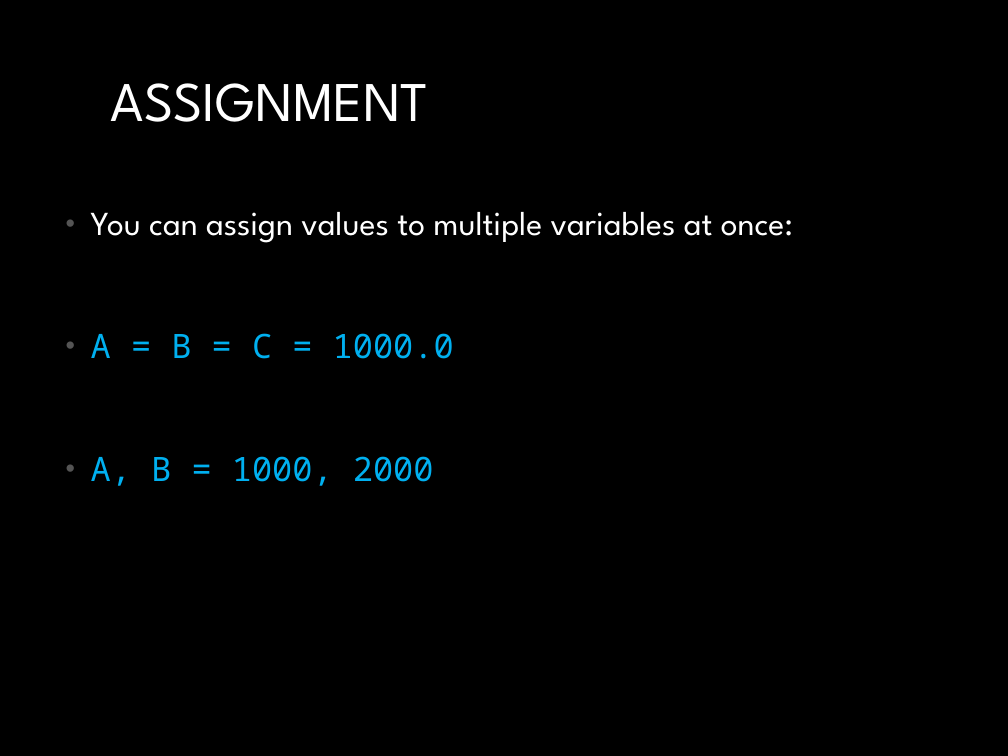
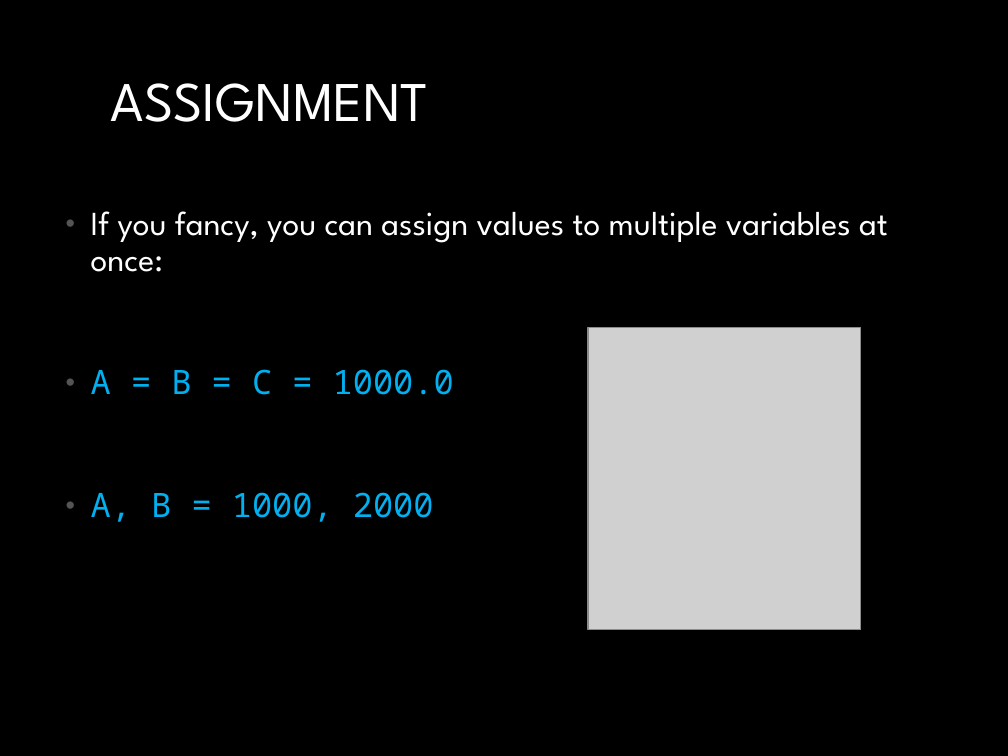
Before and after one commit to MichaelTroyer/Learning_Python_For_Fun_and_Profit, a slide deck: slide 10 of 2. Basics/Python_Basics.pptx (slide 7 before the commit). Drawn at 1008x756 pixels with LibreOffice and Linux fonts; fonts in the diff are those of the drawing; grey boxes stand for pictures. Boxes give left, top, right and bottom in pixels: in the first picture for what was removed or moved away, otherwise in the second. Text is boxed around its words. In the diff, an @@ line names an element or a change of style, - is before the commit and + after.

```diff
--- a/2. Basics/Python_Basics.pptx
+++ b/2. Basics/Python_Basics.pptx
@@ text at bbox=[91, 211, 888, 272]: text changed @@
-• You can assign values to multiple variables at once:
+• If you fancy, you can assign values to multiple variables at once:
@@ picture added at bbox=[588, 328, 861, 630] @@
```
Also in this commit, not shown: 6 other slides changed, 12 slides added, 5 other files.
